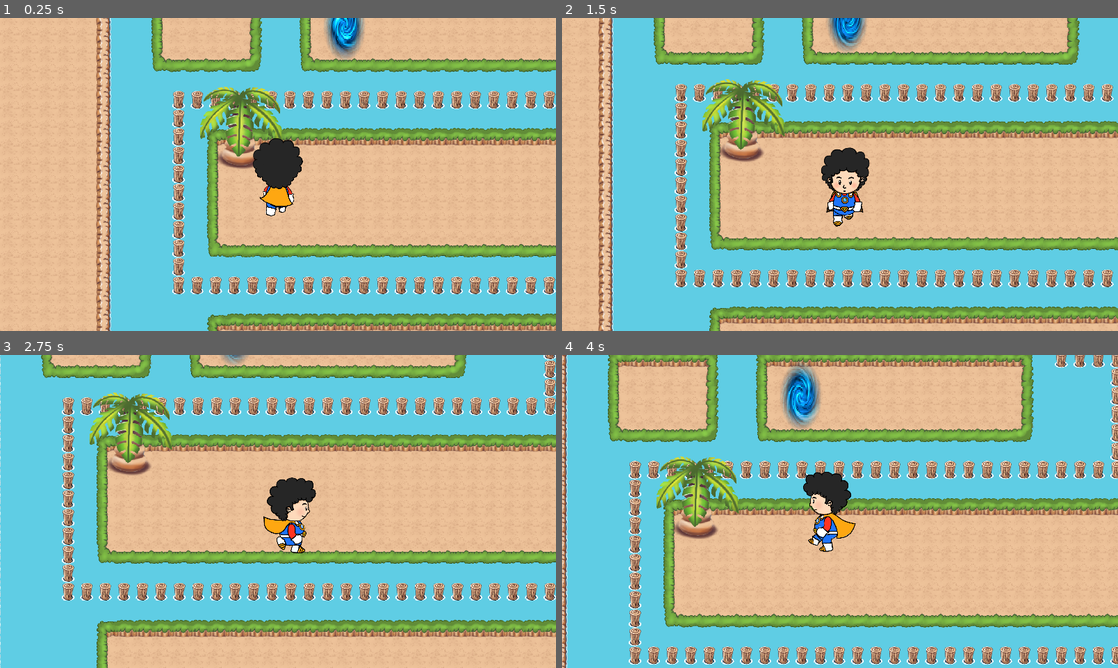
Above: before the commit, frames 1-4 (two rows, left to right).
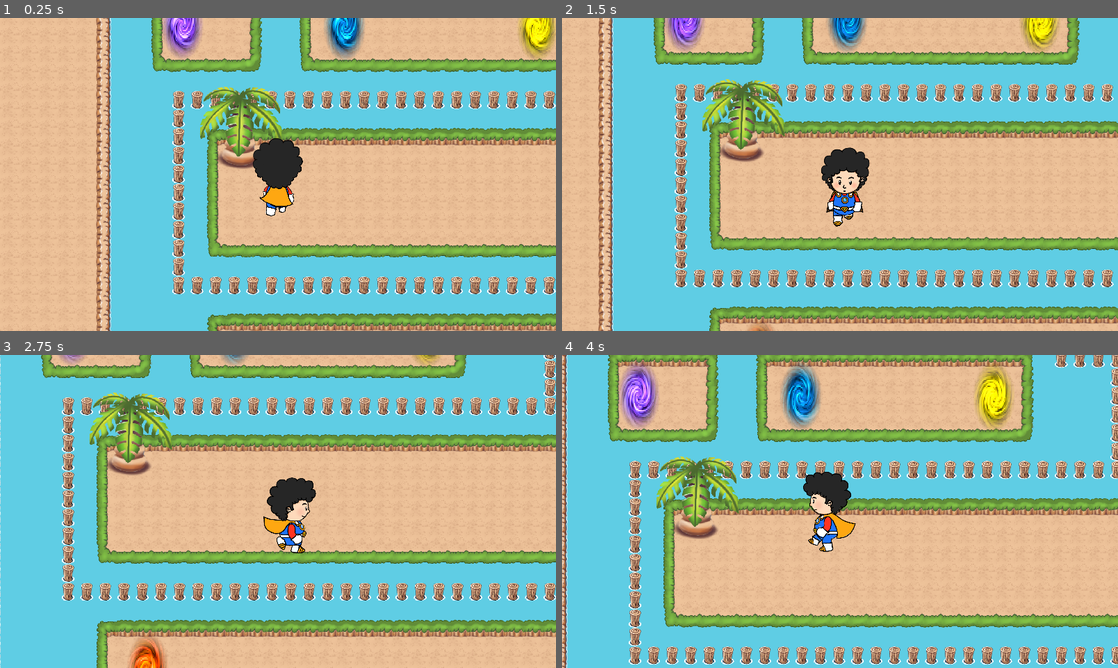
Above: after the commit, the same moments.

Repository: jacques-oliveira/as-aventuras-de-jaco
Game: Godot game, scene res://Level_01_Island.tscn
Same seed, same stepped clock (60 frames per second), same inputs: the game is played once before the commit and once after it. This scene is started directly instead of the project's main scene.
Inputs:
- Up to frame 1 (0.25 s): no input
- Up to frame 2 (1.5 s): hold Right (ui_right) 0.53-1.28 s; hold Down (ui_down) from 1.28 s (still down)
- Up to frame 3 (2.75 s): release Down (ui_down) at 2.03 s; hold Right (ui_right) from 2.03 s (still down)
- Up to frame 4 (4 s): release Right (ui_right) at 2.78 s; hold Up (ui_up) 2.78-3.53 s; hold Left (ui_left) from 3.53 s (still down)

The runs differ from the first frame. In frame 1, 1.5% of the frame differs, in the area x 29-100%, y 0-100%; in frame 2, 1.3%; in frame 3, 0.8%; in frame 4, 2.2%, in the area x 10-81%, y 2-24%.

Commit message:
novos portais

Diff:
--- a/game/Level_01_Island.tscn
+++ b/game/Level_01_Island.tscn
@@ -1,10 +1,34 @@
-[gd_scene load_steps=8 format=3 uid="uid://bve6ef2d5uxyl"]
+[gd_scene load_steps=35 format=3 uid="uid://bve6ef2d5uxyl"]
 
 [ext_resource type="Texture2D" uid="uid://ded3jhimygqhv" path="res://textures/level01_island/forest.png" id="1_um3hj"]
 [ext_resource type="PackedScene" uid="uid://pvgqvdmdmbub" path="res://player.tscn" id="2_ve5sw"]
 [ext_resource type="PackedScene" uid="uid://dqkcj2kbf2ql3" path="res://vegetation01.tscn" id="3_uj0ev"]
 [ext_resource type="AudioStream" uid="uid://bsqwrdaj0e5xb" path="res://audio/Monkeys-Spinning-Monkeys(chosic.com).mp3" id="4_mm08s"]
 [ext_resource type="PackedScene" uid="uid://dt0lv60uctu8t" path="res://portal.tscn" id="5_oki10"]
+[ext_resource type="Texture2D" uid="uid://btrcl0k1pg3dy" path="res://textures/portal/portal-amarelo0001.png" id="6_jndqj"]
+[ext_resource type="Texture2D" uid="uid://53oxqjvefm14" path="res://textures/portal/portal-vermelho0001.png" id="6_ukdcy"]
+[ext_resource type="Texture2D" uid="uid://b1qklci8av1l2" path="res://textures/portal/portal-vermelho0002.png" id="7_atlfe"]
+[ext_resource type="Texture2D" uid="uid://b5d46ewbc6amg" path="res://textures/portal/portal-amarelo0002.png" id="7_vxaoa"]
+[ext_resource type="Texture2D" uid="uid://dr40vd5kkwwqd" path="res://textures/portal/portal-vermelho0003.png" id="8_aoned"]
+[ext_resource type="Texture2D" uid="uid://dyuavvvsis1bd" path="res://textures/portal/portal-amarelo0003.png" id="8_oia3f"]
+[ext_resource type="Texture2D" uid="uid://21s7av1rb48c" path="res://textures/portal/portal-amarelo0004.png" id="9_aa50j"]
+[ext_resource type="Texture2D" uid="uid://c8rmsaguwe5wx" path="res://textures/portal/portal-vermelho0004.png" id="9_q58fb"]
+[ext_resource type="Texture2D" uid="uid://4dues1x3kha4" path="res://textures/portal/portal-amarelo0005.png" id="10_3jk31"]
+[ext_resource type="Texture2D" uid="uid://d067ntrmm4etk" path="res://textures/portal/portal-vermelho0005.png" id="10_gspuv"]
+[ext_resource type="Texture2D" uid="uid://c4c047txmt3g7" path="res://textures/portal/portal-vermelho0006.png" id="11_d8d4l"]
+[ext_resource type="Texture2D" uid="uid://bl30bsyvv7s82" path="res://textures/portal/portal-amarelo0006.png" id="11_x8fmt"]
+[ext_resource type="Texture2D" uid="uid://ckhac0uidduyh" path="res://textures/portal/portal-vermelho0007.png" id="12_juu1s"]
+[ext_resource type="Texture2D" uid="uid://drbvdh6al0mi3" path="res://textures/portal/portal-amarelo0007.png" id="12_xy12p"]
+[ext_resource type="Texture2D" uid="uid://dro251hmlmpv" path="res://textures/portal/portal-amarelo0008.png" id="13_8ngkb"]
+[ext_resource type="Texture2D" uid="uid://jsao06qiw0d4" path="res://textures/portal/portal-vermelho0008.png" id="13_r5dnd"]
+[ext_resource type="Texture2D" uid="uid://dyavj8ea2880l" path="res://textures/portal/portal-roxo0001.png" id="22_g627s"]
+[ext_resource type="Texture2D" uid="uid://b70m5ttgr3d61" path="res://textures/portal/portal-roxo0002.png" id="23_ckp5n"]
+[ext_resource type="Texture2D" uid="uid://bjr03h5m63e38" path="res://textures/portal/portal-roxo0003.png" id="24_jklv2"]
+[ext_resource type="Texture2D" uid="uid://nsme2ptmnyqd" path="res://textures/portal/portal-roxo0004.png" id="25_rfwcu"]
+[ext_resource type="Texture2D" uid="uid://c6fqhl6ej5syf" path="res://textures/portal/portal-roxo0005.png" id="26_kdcbq"]
+[ext_resource type="Texture2D" uid="uid://didioj1f4op00" path="res://textures/portal/portal-roxo0006.png" id="27_qqrus"]
+[ext_resource type="Texture2D" uid="uid://plaunmsu7y4w" path="res://textures/portal/portal-roxo0007.png" id="28_qaglg"]
+[ext_resource type="Texture2D" uid="uid://2rlgylhtl7xj" path="res://textures/portal/portal-roxo0008.png" id="29_r8pqj"]
 
 [sub_resource type="TileSetAtlasSource" id="TileSetAtlasSource_hixir"]
 texture = ExtResource("1_um3hj")
@@ -391,6 +415,102 @@
 terrain_set_0/terrain_4/color = Color(0.28125, 0.5, 0.25, 1)
 sources/0 = SubResource("TileSetAtlasSource_hixir")
 
+[sub_resource type="SpriteFrames" id="SpriteFrames_q611g"]
+animations = [{
+"frames": [{
+"duration": 1.0,
+"texture": ExtResource("6_jndqj")
+}, {
+"duration": 1.0,
+"texture": ExtResource("7_vxaoa")
+}, {
+"duration": 1.0,
+"texture": ExtResource("8_oia3f")
+}, {
+"duration": 1.0,
+"texture": ExtResource("9_aa50j")
+}, {
+"duration": 1.0,
+"texture": ExtResource("10_3jk31")
+}, {
+"duration": 1.0,
+"texture": ExtResource("11_x8fmt")
+}, {
+"duration": 1.0,
+"texture": ExtResource("12_xy12p")
+}, {
+"duration": 1.0,
+"texture": ExtResource("13_8ngkb")
+}],
+"loop": true,
+"name": &"default",
+"speed": 5.0
+}]
+
+[sub_resource type="SpriteFrames" id="SpriteFrames_5lk8v"]
+animations = [{
+"frames": [{
+"duration": 1.0,
+"texture": ExtResource("6_ukdcy")
+}, {
+"duration": 1.0,
+"texture": ExtResource("7_atlfe")
+}, {
+"duration": 1.0,
+"texture": ExtResource("8_aoned")
+}, {
+"duration": 1.0,
+"texture": ExtResource("9_q58fb")
+}, {
+"duration": 1.0,
+"texture": ExtResource("10_gspuv")
+}, {
+"duration": 1.0,
+"texture": ExtResource("11_d8d4l")
+}, {
+"duration": 1.0,
+"texture": ExtResource("12_juu1s")
+}, {
+"duration": 1.0,
+"texture": ExtResource("13_r5dnd")
+}],
+"loop": true,
+"name": &"default",
+"speed": 5.0
+}]
+
+[sub_resource type="SpriteFrames" id="SpriteFrames_31glt"]
+animations = [{
+"frames": [{
+"duration": 1.0,
+"texture": ExtResource("22_g627s")
+}, {
+"duration": 1.0,
+"texture": ExtResource("23_ckp5n")
+}, {
+"duration": 1.0,
+"texture": ExtResource("24_jklv2")
+}, {
+"duration": 1.0,
+"texture": ExtResource("25_rfwcu")
+}, {
+"duration": 1.0,
+"texture": ExtResource("26_kdcbq")
+}, {
+"duration": 1.0,
+"texture": ExtResource("27_qqrus")
+}, {
+"duration": 1.0,
+"texture": ExtResource("28_qaglg")
+}, {
+"duration": 1.0,
+"texture": ExtResource("29_r8pqj")
+}],
+"loop": true,
+"name": &"default",
+"speed": 5.0
+}]
+
 [node name="TileMap" type="TileMap"]
 y_sort_enabled = true
 tile_set = SubResource("TileSet_10tsx")
@@ -444,3 +564,63 @@
 
 [node name="portal2" parent="." instance=ExtResource("5_oki10")]
 position = Vector2(-292, -32)
+
+[node name="portal3" parent="." instance=ExtResource("5_oki10")]
+position = Vector2(374, -28)
+id = 1
+
+[node name="AnimatedSprite2D" parent="portal3" index="1"]
+modulate = Color(1, 1, 0.427451, 1)
+self_modulate = Color(0.921569, 1, 0.313726, 1)
+sprite_frames = SubResource("SpriteFrames_q611g")
+frame_progress = 0.0
+
+[node name="portal4" parent="." instance=ExtResource("5_oki10")]
+position = Vector2(1570, 68)
+id = 1
+
+[node name="AnimatedSprite2D" parent="portal4" index="1"]
+modulate = Color(1, 1, 0.427451, 1)
+self_modulate = Color(0.921569, 1, 0.313726, 1)
+sprite_frames = SubResource("SpriteFrames_q611g")
+frame_progress = 0.0
+
+[node name="portal5" parent="." instance=ExtResource("5_oki10")]
+position = Vector2(-590, 1128)
+id = 2
+
+[node name="AnimatedSprite2D" parent="portal5" index="1"]
+sprite_frames = SubResource("SpriteFrames_5lk8v")
+frame_progress = 0.0
+
+[node name="portal6" parent="." instance=ExtResource("5_oki10")]
+position = Vector2(492, -1247)
+id = 2
+
+[node name="AnimatedSprite2D" parent="portal6" index="1"]
+sprite_frames = SubResource("SpriteFrames_5lk8v")
+frame_progress = 0.0
+
+[node name="portal7" parent="." instance=ExtResource("5_oki10")]
+position = Vector2(1508, -1239)
+id = 3
+
+[node name="AnimatedSprite2D" parent="portal7" index="1"]
+sprite_frames = SubResource("SpriteFrames_31glt")
+frame_progress = 0.0
+
+[node name="portal8" parent="." instance=ExtResource("5_oki10")]
+position = Vector2(-852, -35)
+id = 3
+
+[node name="AnimatedSprite2D" parent="portal8" index="1"]
+sprite_frames = SubResource("SpriteFrames_31glt")
+frame_progress = 0.0
+
+[editable path="portal2"]
+[editable path="portal3"]
+[editable path="portal4"]
+[editable path="portal5"]
+[editable path="portal6"]
+[editable path="portal7"]
+[editable path="portal8"]
Binary file added: game/textures/portal/portal-amarelo0001.png
Not shown, added: game/textures/portal/portal-amarelo0001.png.import
Binary file added: game/textures/portal/portal-amarelo0002.png
Not shown, added: game/textures/portal/portal-amarelo0002.png.import
Binary file added: game/textures/portal/portal-amarelo0003.png
Not shown, added: game/textures/portal/portal-amarelo0003.png.import
Binary file added: game/textures/portal/portal-amarelo0004.png
Not shown, added: game/textures/portal/portal-amarelo0004.png.import
Binary file added: game/textures/portal/portal-amarelo0005.png
Not shown, added: game/textures/portal/portal-amarelo0005.png.import
Binary file added: game/textures/portal/portal-amarelo0006.png
Not shown, added: game/textures/portal/portal-amarelo0006.png.import
(and 84 more such lines)
